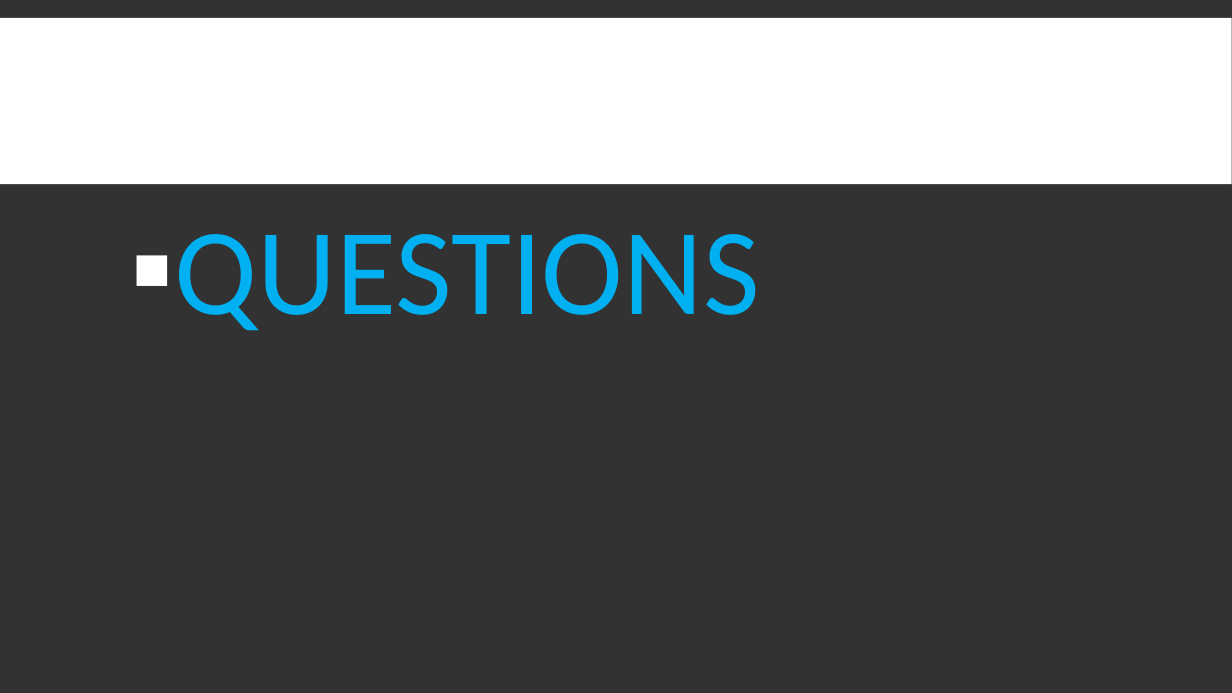
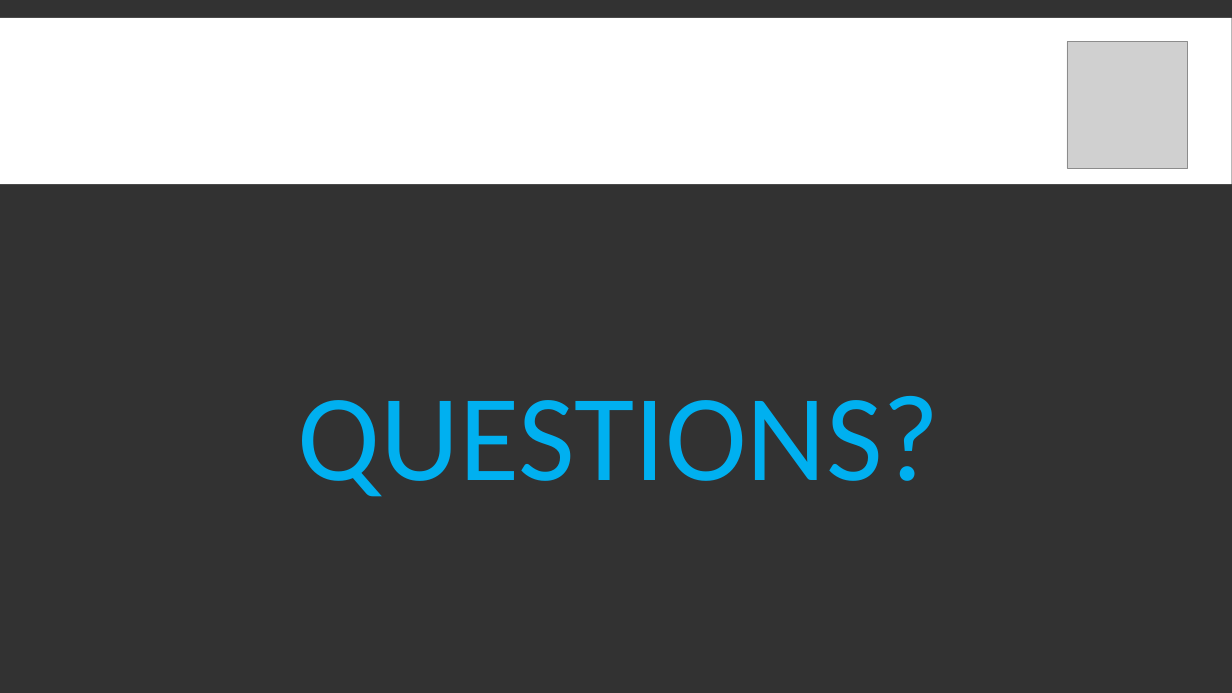
Before and after one commit to AllanYuen/Gamersheim-Interactive-Full-Stack-Project-, a slide deck: slide 8 of assets/presentation/GamersHeim Presentation..pptx. Drawn at 1232x693 pixels with LibreOffice and Linux fonts; fonts in the diff are those of the drawing; grey boxes stand for pictures. Boxes give left, top, right and bottom in pixels: in the first picture for what was removed or moved away, otherwise in the second. Text is boxed around its words. In the diff, an @@ line names an element or a change of style, - is before the commit and + after.

```diff
--- a/assets/presentation/GamersHeim Presentation..pptx
+++ b/assets/presentation/GamersHeim Presentation..pptx
@@ picture added at (1067, 42, 1188, 168) @@
@@ text at (298, 396, 940, 497): text changed @@
-▪ QUESTIONS
+QUESTIONS?
```
Also in this commit, not shown: 7 other slides changed, 1 slide added, 1 slide removed, 9 other files.
